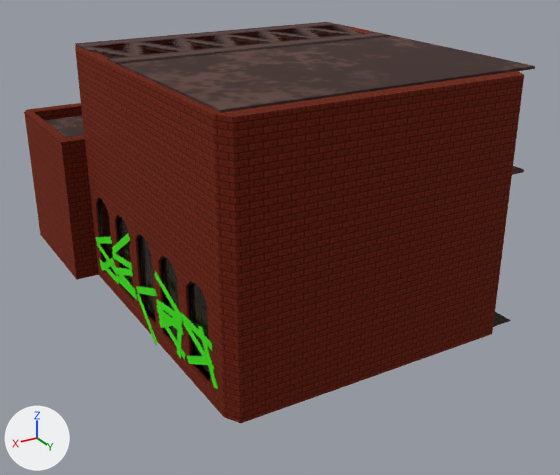
Renders of the FBX model Assets/Modelos 3D/Fábrica/Factory.fbx from each side of a commit.
One viewpoint serves both versions: a camera (50 mm lens) standing at (23.5, 50.7, 21.9) and looking at (0.9, 13.0, 3.1). The lights are fixed; the arrows at lower left show +X, +Y and +Z. Where no turn or scale is listed for an object, it has been applied to the vertices.

Names of what the first picture shows: 'Chão', 'Paredes', 'Tabuas', 'Teto'.
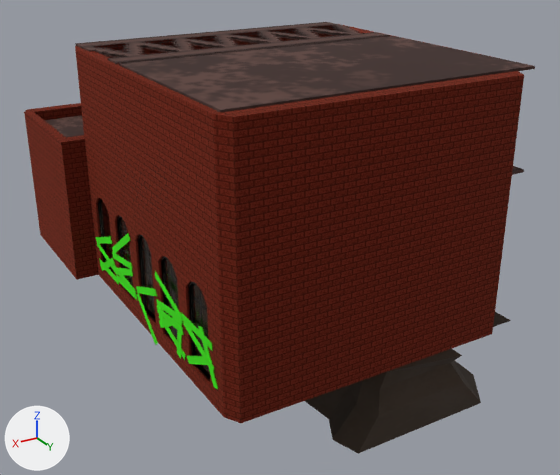
Changed parts and their boxes [x1, y1, x2, y2] in the pictures (560 x 475 px):
'Chão', reshaped
    before: [126, 237, 511, 373]
    after: [126, 237, 511, 454]

The change, as a diff of the scene's bpy script:
```diff
--- a/Assets/Modelos 3D/Fábrica/Factory.fbx.py
+++ b/Assets/Modelos 3D/Fábrica/Factory.fbx.py
@@ me_plane_002 @@
 # used by ob_chão; location = (0.0, 0.0, 0.0)
-me_plane_002.from_pydata(...)  # 48 vertices, 66 faces; spans x -7.5..11.7, y -2.2..24.4, z 0.3..0.4
+me_plane_002.from_pydata(...)  # 99 vertices, 154 faces; spans x -7.5..11.7, y -2.2..25.0, z -4.1..0.4
+# me_plane_002 part 1
+# 4 faces are deleted
+# 51 vertices are added at x -7.5..10.1, y -2.2..25.0, z -4.1..0.3
+# 92 new faces join them, mat_chão (picture img_factoryfloor_png)
 me_plane_002.materials.append(mat_chão)
```
